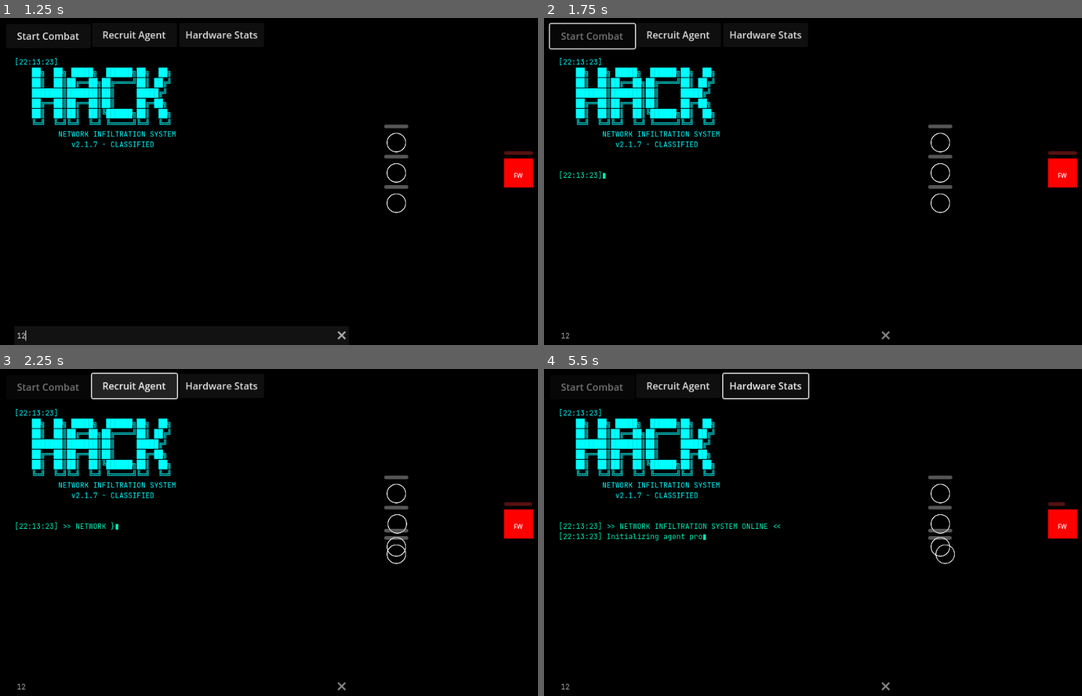
Above: before the commit, frames 1-4 (two rows, left to right).
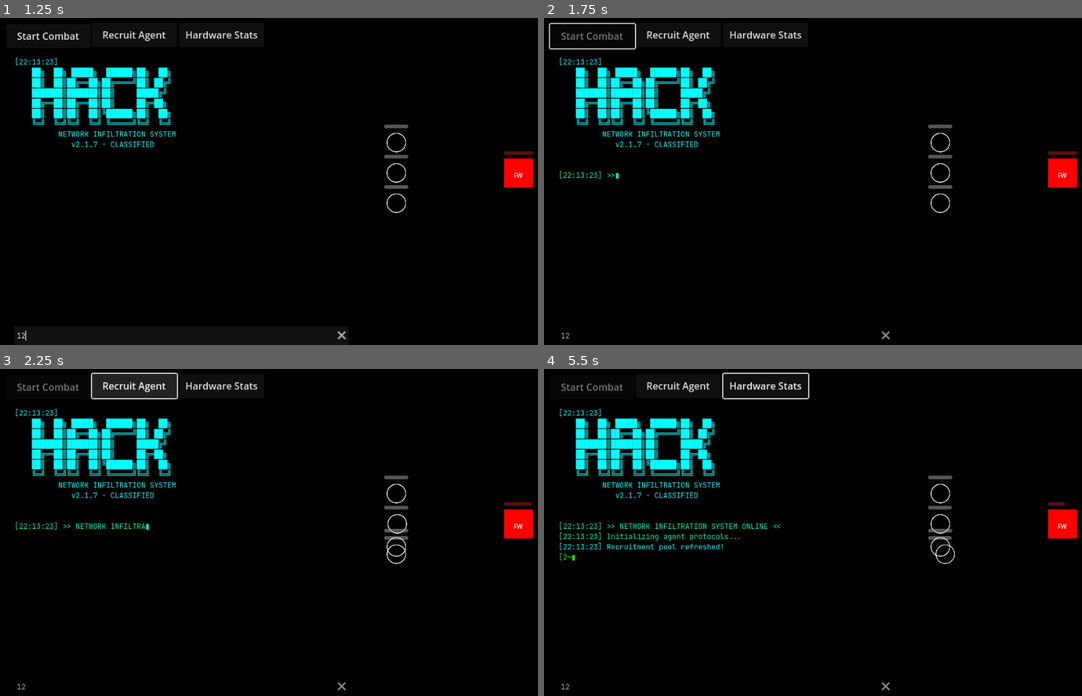
Above: after the commit, the same moments.

Repository: timrolls/Idle-Hacker
Game: Godot game, scene res://Scenes/Test/combat_test.tscn
Two runs of this game, one before a commit and one after it. Both use one fixed random seed, a clock stepped at 60 frames per second and the inputs below. This scene is started directly instead of the project's main scene.
Inputs (mouse positions are in pixels of both pictures, inside the frame that each line leads up to):
- Up to frame 1 (1.25 s): click (182, 335) at 0.52 s; type "12" at 0.6 s
- Up to frame 2 (1.75 s): click "Start Combat" at 1.25 s
- Up to frame 3 (2.25 s): click "Recruit Agent" at 2 s
- Up to frame 4 (5.5 s): click "Hardware Stats" at 2.75 s; tap Enter at 3.5 s; move the mouse to (807, 597) at 3.52 s; hold Up (ui_up) 3.53-4.25 s; tap O at 3.6 s; click (807, 597) at 3.67 s; tap Space at 4.25 s; drag from (1006, 581) to (942, 493) at 4.27 s; move the mouse to (662, 483) at 5.02 s; hold Down (ui_down) from 5.03 s (still down); tap Shift at 5.1 s

Frame 1 is identical in both runs. In frame 2, less than 0.1% of the frame differs, in the area x 10-14%, y 47-50%; in frame 3, less than 0.1%; in frame 4, 0.4%, in the area x 2-37%, y 50-59%.

Commit message:
Tried increased physics tick rate for faster text animation
Still too slow

Diff:
--- a/idle-hacker/Scenes/UI/terminal_window.gd
+++ b/idle-hacker/Scenes/UI/terminal_window.gd
@@ -16,7 +16,7 @@
 @export_group("Animation Settings")
 @export var base_characters_per_minute: float = 3000.0  # 600 = 10 chars per second
 @export_range(0.0, 1.0) var glitch_chance: float = 0.7  # 70% chance per character
-@export var max_glitch_iterations: int = 2
+@export var max_glitch_iterations: int = 1
 @export var cursor_character: String = "▮"
 @export var cursor_blink_speed: float = 0.2  # Seconds between blink states
 @export var glitch_speed_multiplier: float = 0.8  # How much to slow down during glitch
@@ -205,7 +205,7 @@
 				update_line_with_cursor(current_line_index, temp_text, anim_data.color, cursor_visible)
 
 				# Slower glitch speed
-				await get_tree().create_timer(char_delay / glitch_speed_multiplier).timeout
+				await get_tree().create_timer(char_delay / glitch_speed_multiplier, false, true).timeout
 
 		# Show correct character
 		revealed_text += target_char
@@ -213,7 +213,7 @@
 
 		# Normal speed for correct characters
 		var actual_delay = char_delay * randf_range(0.8, 1.2)
-		await get_tree().create_timer(actual_delay).timeout
+		await get_tree().create_timer(actual_delay, false, true).timeout
 
 	# Stop cursor blinking and remove cursor
 	cursor_timer.queue_free()
--- a/idle-hacker/project.godot
+++ b/idle-hacker/project.godot
@@ -42,6 +42,7 @@
 [physics]
 
 common/physics_ticks_per_second=120
+common/max_physics_steps_per_frame=16
 common/physics_interpolation=true
 
 [rendering]
Not shown, changed: DesignFiles/ascii2.afphoto~lock~
